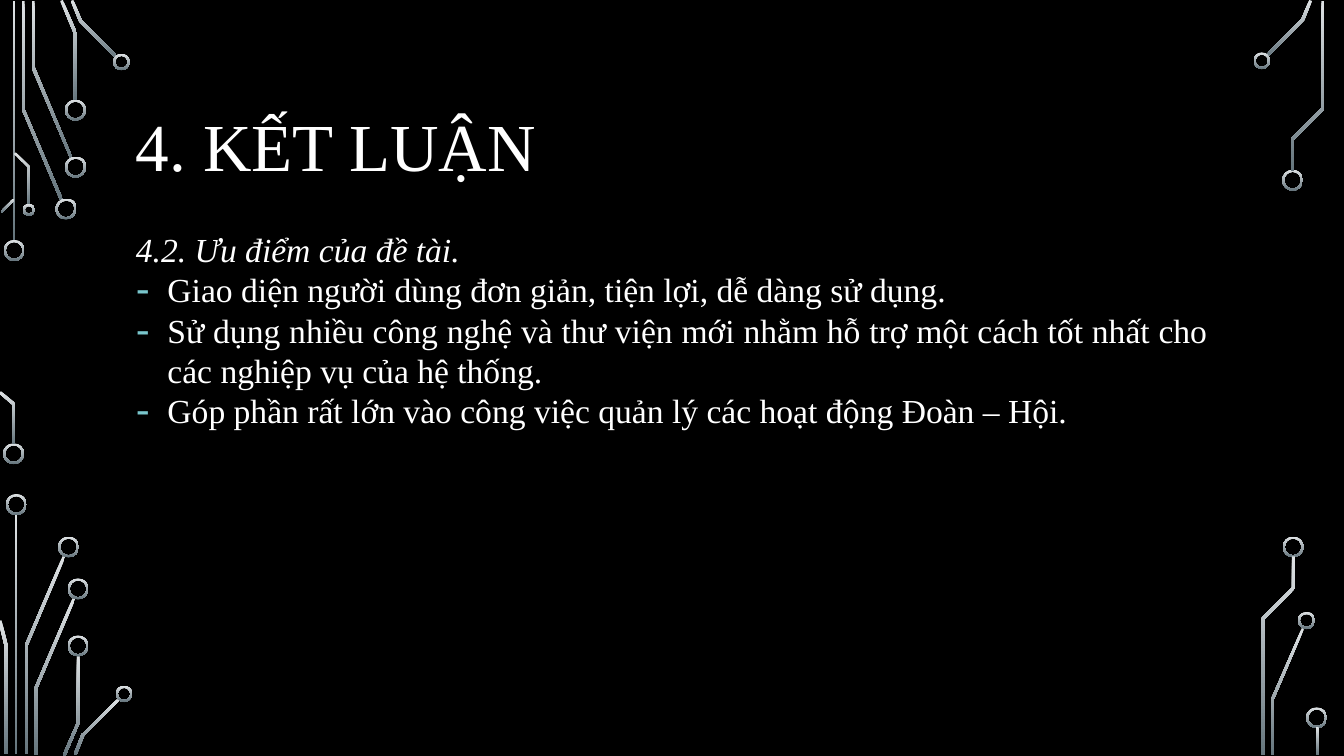
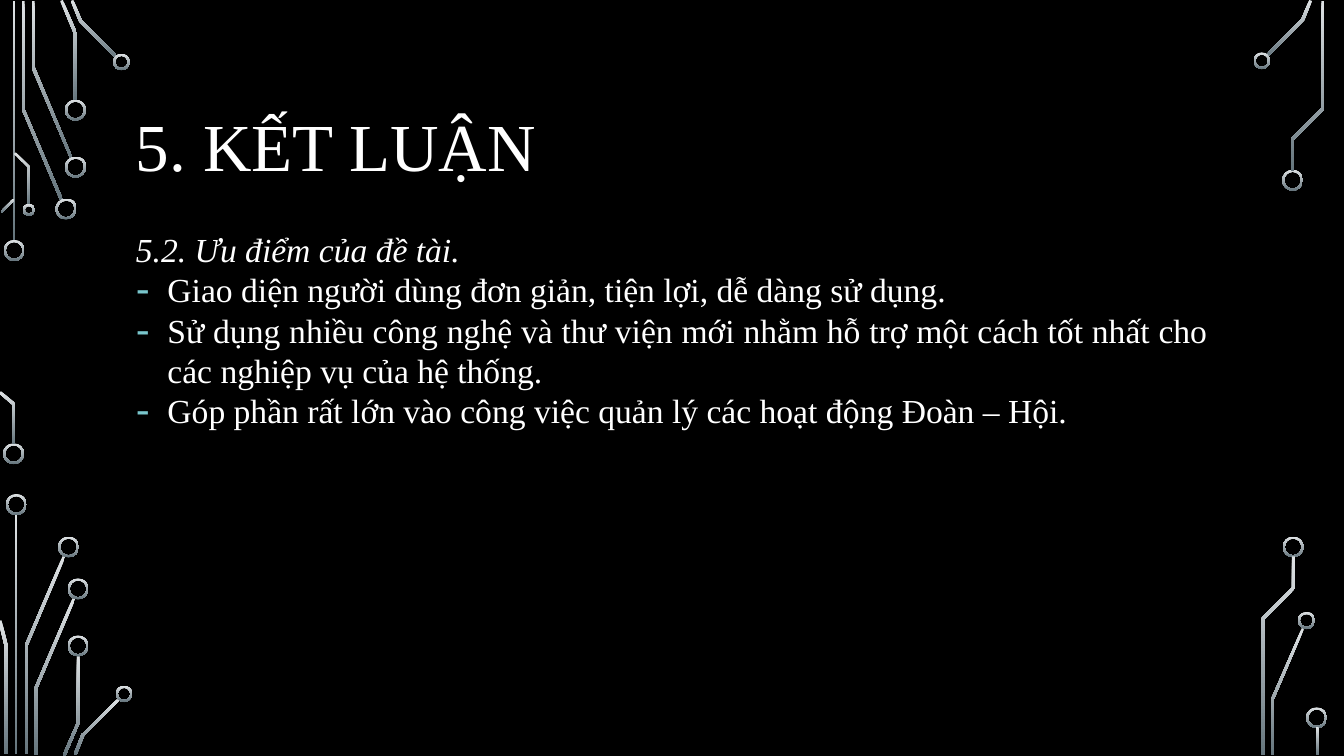
Before and after one commit to kiet1022/DoanHoiIT, a slide deck: slide 14 of FileBC/SlideBaoCaoVer2NotComplete.pptx (slide 16 before the commit). Drawn at 1344x756 pixels with LibreOffice and Linux fonts; fonts in the diff are those of the drawing; background and template pictures are left out. Boxes give left, top, right and bottom in pixels: in the first picture for what was removed or moved away, otherwise in the second. Text is boxed around its words. In the diff, an @@ line names an element or a change of style, - is before the commit and + after.

```diff
--- a/FileBC/SlideBaoCaoVer2NotComplete.pptx
+++ b/FileBC/SlideBaoCaoVer2NotComplete.pptx
@@ title at [136, 119, 536, 182]: text changed @@
-4. KẾT LUẬN
+5. KẾT LUẬN
@@ text at [136, 237, 460, 263]: text changed @@
-4.2. Ưu điểm của đề tài.
+5.2. Ưu điểm của đề tài.
```
Also in this commit, not shown: 7 other slides changed, 2 slides added, 4 slides removed.
